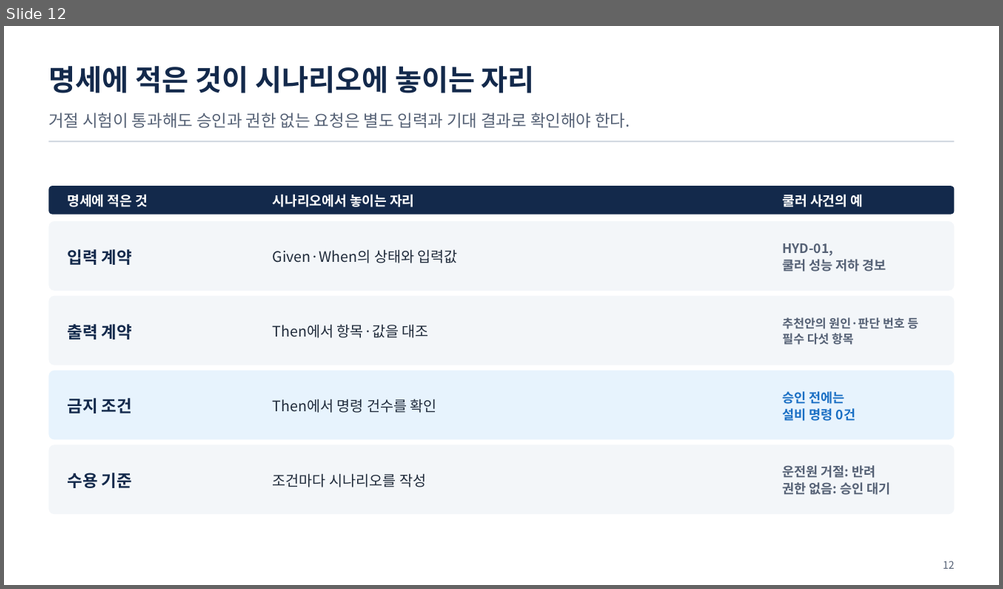
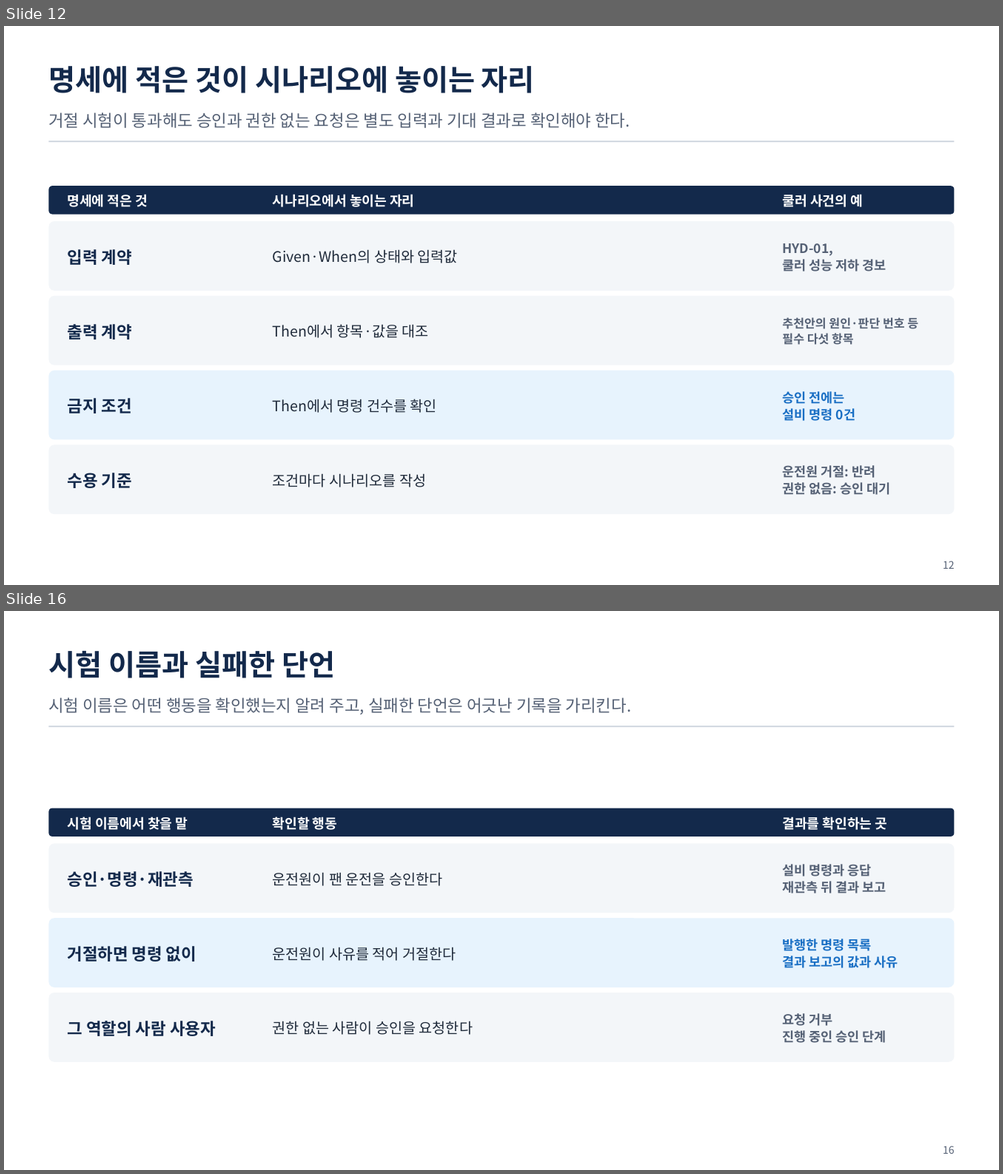
Before and after one commit to uengine-oss/hyd-iot-edu, a slide deck: workspace/강의제작/산출물/통합반/이론/08회차/통합반_08일차.pptx. Shown one above the other, each under a label of ours: slide 12 before the commit, slides 12 and 16 after it; the slides between them are not shown. The pictures are 1003x589 and 1003x1174 pixels, drawn with LibreOffice and Linux fonts; fonts in the diff are those of the drawing. Boxes give left, top, right and bottom in pixels: in the first picture for what was removed or moved away, otherwise in the second. Text is boxed around its words. In the diff, an @@ line names an element or a change of style, - is before the commit and + after.

Commit message:
통합반 8회차 13~23장 현재 시험에 맞춘 덱과 대본을 검토 중 상태로 보존

```diff
--- a/workspace/강의제작/산출물/통합반/이론/08회차/통합반_08일차.pptx
+++ b/workspace/강의제작/산출물/통합반/이론/08회차/통합반_08일차.pptx
@@ slide 16 added at bbox=[4, 611, 999, 1170], background #FFFFFF @@
@@ text added at bbox=[48, 651, 335, 678], 28 pt, text #13294B, bold @@
+시험 이름과 실패한 단언
@@ text added at bbox=[48, 698, 632, 715], 16 pt, text #556175 @@
+시험 이름은 어떤 행동을 확인했는지 알려 주고, 실패한 단언은 어긋난 기록을 가리킨다.
@@ rectangle added at bbox=[48, 726, 954, 727], fill #D3D9E1 @@
@@ rounded rectangle added at bbox=[48, 808, 954, 836], fill #13294B @@
@@ text added at bbox=[68, 817, 188, 830], 13 pt, text #FFFFFF, bold @@
+시험 이름에서 찾을 말
@@ text added at bbox=[273, 817, 337, 830], 13 pt, text #FFFFFF, bold @@
+확인할 행동
@@ text added at bbox=[782, 817, 888, 830], 13 pt, text #FFFFFF, bold @@
+결과를 확인하는 곳
@@ rounded rectangle added at bbox=[48, 844, 954, 913], fill #F3F6F9 @@
@@ text added at bbox=[68, 871, 193, 887], 16 pt, text #13294B, bold @@
+승인·명령·재관측
@@ text added at bbox=[273, 872, 442, 886], 14 pt, text #1F2A3A @@
+운전원이 팬 운전을 승인한다
@@ text added at bbox=[782, 864, 886, 894], 12.5 pt, text #556175, bold @@
+설비 명령과 응답
+재관측 뒤 결과 보고
@@ rounded rectangle added at bbox=[48, 918, 954, 988], fill #E7F3FD @@
@@ text added at bbox=[782, 939, 898, 968], 12.5 pt, text #1A6FC4, bold @@
+발행한 명령 목록
+결과 보고의 값과 사유
@@ text added at bbox=[68, 946, 196, 962], 16 pt, text #13294B, bold @@
+거절하면 명령 없이
@@ text added at bbox=[273, 947, 455, 961], 14 pt, text #1F2A3A @@
+운전원이 사유를 적어 거절한다
@@ rounded rectangle added at bbox=[48, 993, 954, 1062], fill #F3F6F9 @@
@@ text added at bbox=[68, 1021, 216, 1037], 16 pt, text #13294B, bold @@
+그 역할의 사람 사용자
@@ text added at bbox=[273, 1021, 472, 1035], 14 pt, text #1F2A3A @@
+권한 없는 사람이 승인을 요청한다
@@ text added at bbox=[782, 1014, 886, 1043], 12.5 pt, text #556175, bold @@
+요청 거부
+진행 중인 승인 단계
@@ text added at bbox=[942, 1146, 954, 1154], 10 pt, text #556175 @@
+16
```
Also in this commit, not shown: 8 slides changed, 2 other slides added, 3 slides removed, 5 other files.
